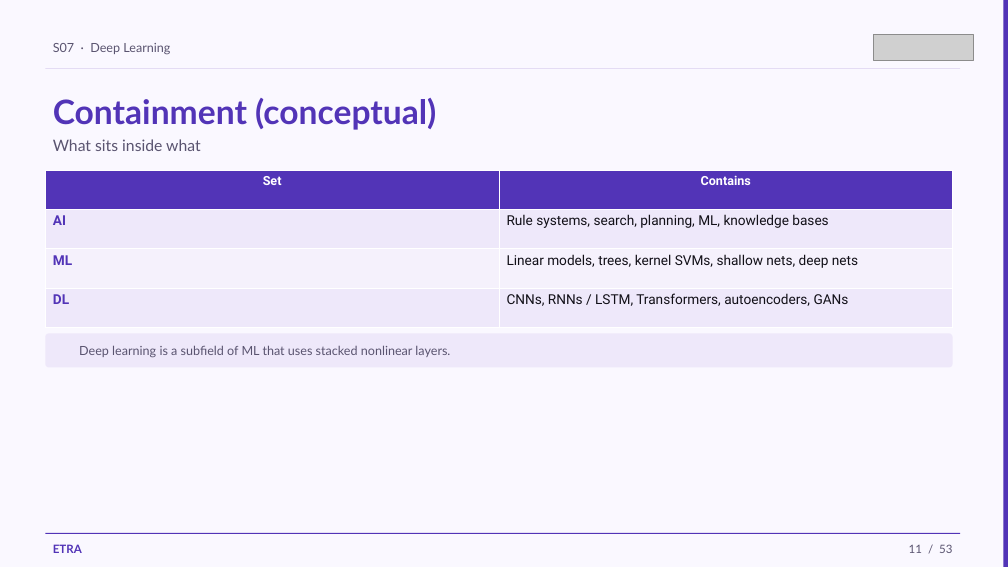
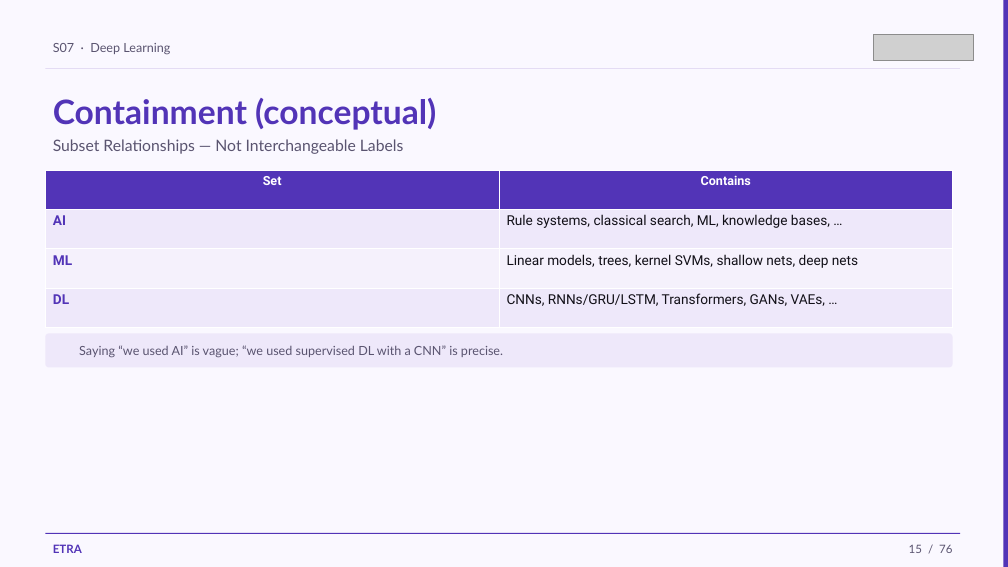
Before and after one commit to iksasa15/AI-ML, a slide deck: slide 15 of web-presentation/pdf-exports/Week2-Session1-Deep-Learning.pptx (slide 11 before the commit). Drawn at 1008x567 pixels with LibreOffice and Linux fonts; fonts in the diff are those of the drawing; grey boxes stand for pictures. Boxes give left, top, right and bottom in pixels: in the first picture for what was removed or moved away, otherwise in the second. Text is boxed around its words. In the diff, an @@ line names an element or a change of style, - is before the commit and + after.

```diff
--- a/web-presentation/pdf-exports/Week2-Session1-Deep-Learning.pptx
+++ b/web-presentation/pdf-exports/Week2-Session1-Deep-Learning.pptx
@@ text at [53,139,404,154]: text changed @@
-What sits inside what
+Subset Relationships — Not Interchangeable Labels
@@ table at [45,170,953,327] @@
-row 2, column 2: Rule systems, search, planning, ML, knowledge bases
+row 2, column 2: Rule systems, classical search, ML, knowledge bases, …
-row 4, column 2: CNNs, RNNs / LSTM, Transformers, autoencoders, GANs
+row 4, column 2: CNNs, RNNs/GRU/LSTM, Transformers, GANs, VAEs, …
@@ text at [79,345,503,357]: text changed @@
-Deep learning is a subfield of ML that uses stacked nonlinear layers.
+Saying “we used AI” is vague; “we used supervised DL with a CNN” is precise.
@@ text at [909,544,952,553]: text changed @@
-11 / 53
+15 / 76
```
Also in this commit, not shown: 48 other slides changed, 26 slides added, 3 slides removed, 11 other files.
